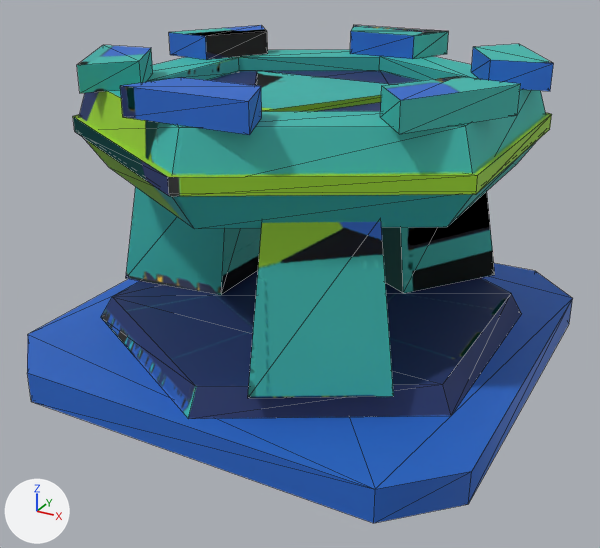
The glTF model Tools/ModelFactory/R4SixStyles1/models/03_ArcadeLowPoly/R4X_FlyingDroneDeployer/R4X_FlyingDroneDeployer.glb as it was, and as the next commit left it.
Camera for both pictures: a camera (50 mm lens) standing at (0.398, -0.753, 0.198) and looking at (0.001, -0.032, -0.162). The axes (+X, +Y, +Z) are drawn at lower left. The lights are the same throughout. The picture after the commit comes second. Mesh edges are drawn as thin lines. Where no turn or scale is listed for an object, it has been applied to the vertices. Vertices at exactly the same position are counted once.

The first picture shows 'R4X_FlyingDroneDeployer_Body', 'R4X_FlyingDroneDeployer_Iris'.
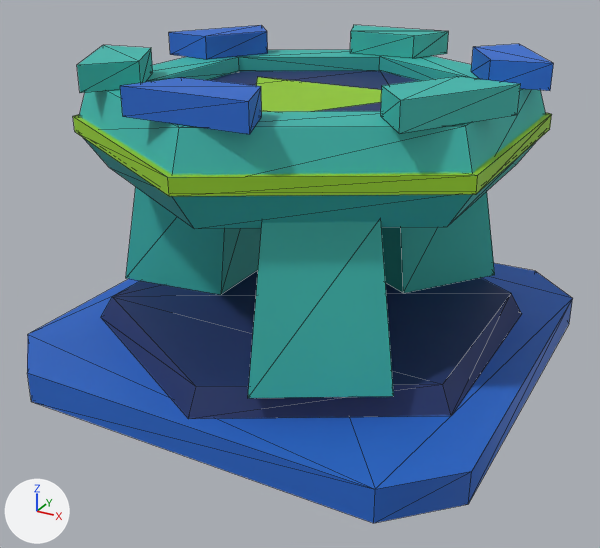
Location of each change, [x1, y1, x2, y2] in pixels of the pictures (600 x 548 px; the box of a moved part takes in the faces that stretch with it):
'R4X_FlyingDroneDeployer_Body', reshaped, surface changed: [27, 50, 573, 523] in both
part 1 of me_r4x_flyingdronedeployer_body, moved or reshaped: before [255, 71, 391, 112]; after [256, 77, 382, 112]
part 2 of me_r4x_flyingdronedeployer_body, surface changed: [73, 50, 549, 421] in both
part 3 of me_r4x_flyingdronedeployer_iris, surface changed: [77, 25, 554, 134] in both

The change, as a diff of the scene's bpy script:
```diff
--- a/Tools/ModelFactory/R4SixStyles1/models/03_ArcadeLowPoly/R4X_FlyingDroneDeployer/R4X_FlyingDroneDeployer.glb.py
+++ b/Tools/ModelFactory/R4SixStyles1/models/03_ArcadeLowPoly/R4X_FlyingDroneDeployer/R4X_FlyingDroneDeployer.glb.py
@@ me_r4x_flyingdronedeployer_body @@
 me_r4x_flyingdronedeployer_body.from_pydata(...)  # 112 vertices, 188 faces; spans x -0.25..0.25, y -0.25..0.25, z -0.26..0.04
 # used by ob_r4x_flyingdronedeployer_body; location = (0.0, 0.0, 0.0)
+# me_r4x_flyingdronedeployer_body part 1: the loose piece of 6 vertices spanning x -0.104..0.104, y -0.12..0.06, z 0.024..0.031 is moved by (0.0, 0.0, -0.006)
+# me_r4x_flyingdronedeployer_body part 2: texture (UV) coordinates of 112 of 188 faces, centred in x -0.23..0.23, y -0.25..0.23, z -0.26..0.04, changed; they spanned u 0.0..0.99, v 0.0..1.0 and now span u 0.0..0.97, v 0.0..1.0
 me_r4x_flyingdronedeployer_body.materials.append(mat_r4x_flyingdronedeployer_03_arcadelowpoly)
@@ me_r4x_flyingdronedeployer_iris @@
 me_r4x_flyingdronedeployer_iris.from_pydata(...)  # 48 vertices, 72 faces; spans x -0.223..0.223, y -0.222..0.222, z -0.06..-0.034
 # used by ob_r4x_flyingdronedeployer_iris; location = (0.0, 0.0, 0.1)
+# me_r4x_flyingdronedeployer_iris part 3: texture (UV) coordinates of 68 of 72 faces, centred in x -0.204..0.204, y -0.222..0.222, z -0.06..-0.034, changed; they spanned u 0.0..0.97, v 0.0..0.97 and now span u 0.0..0.98, v 0.01..0.97
 me_r4x_flyingdronedeployer_iris.materials.append(mat_r4x_flyingdronedeployer_03_arcadelowpoly)
```
